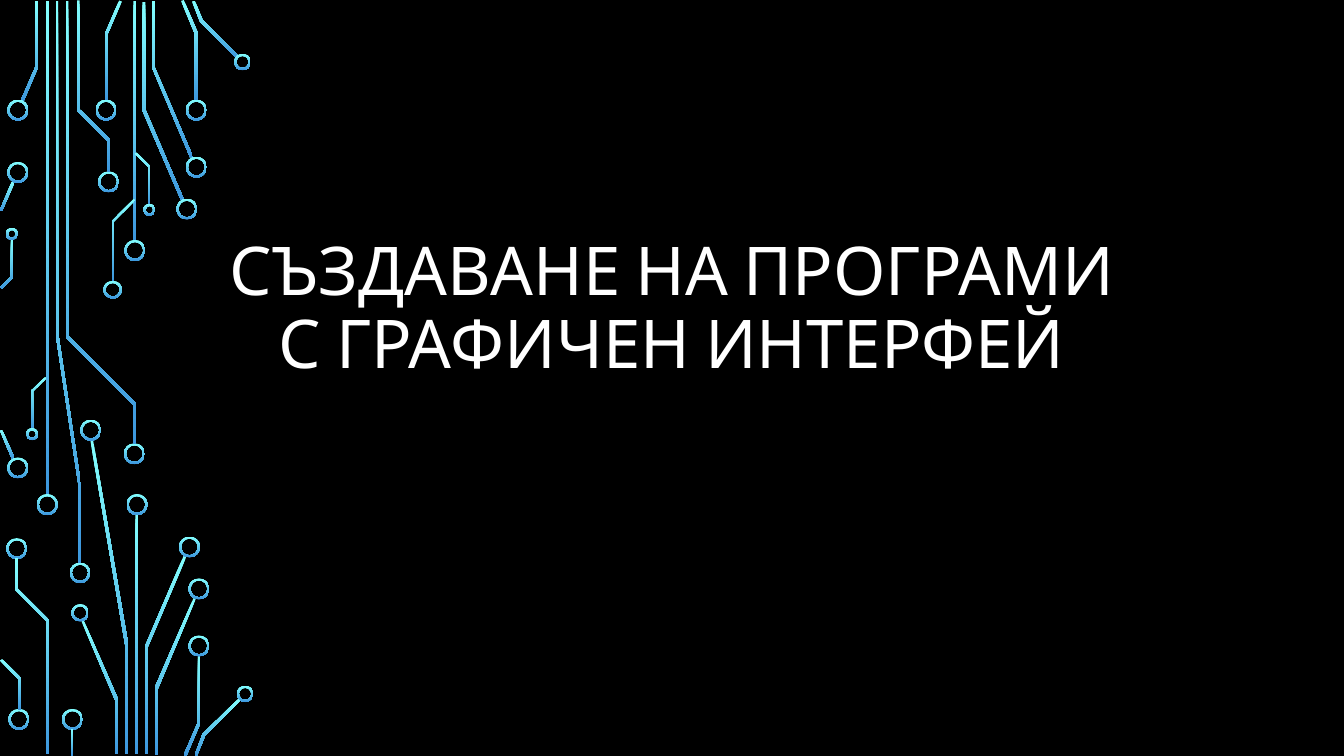
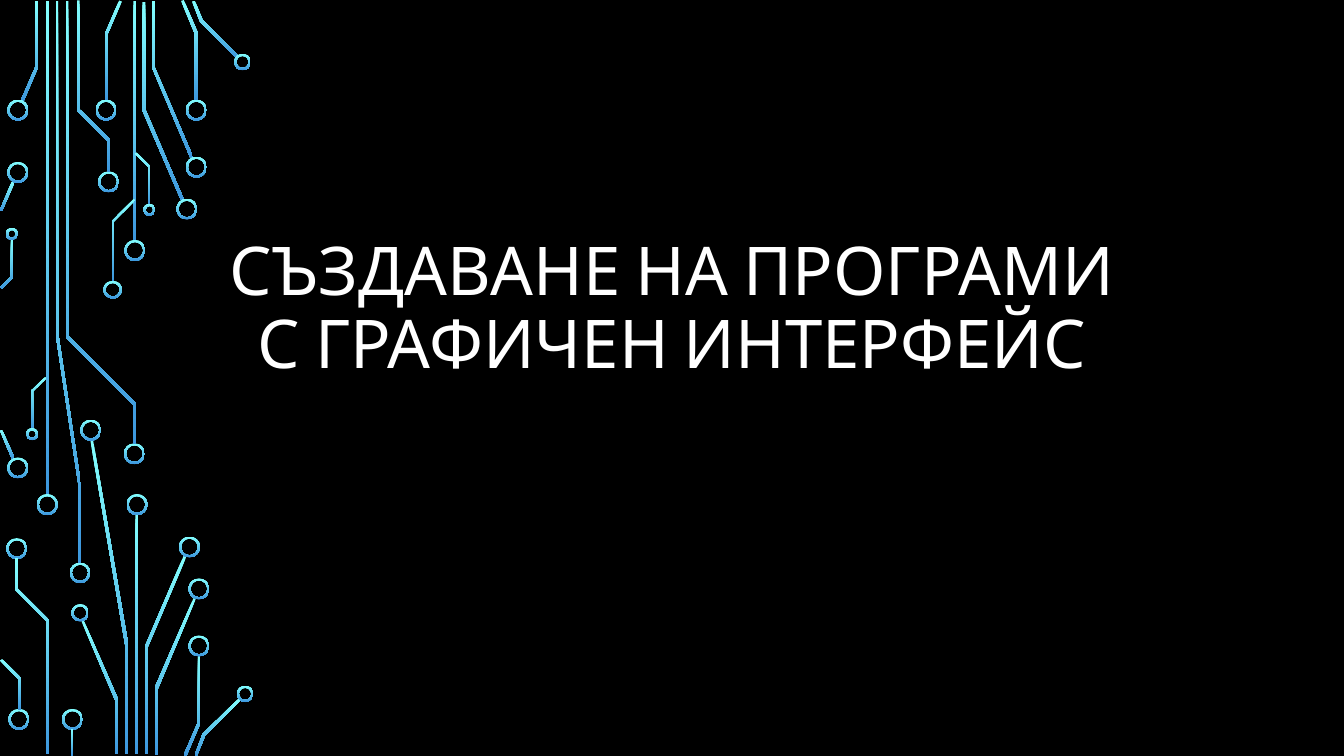
Before and after one commit to Bilyukov/java-course, a slide deck: slide 1 of 11.graphical-user-interface.pptx. Drawn at 1344x756 pixels with LibreOffice and Linux fonts; fonts in the diff are those of the drawing; background and template pictures are left out. Boxes give left, top, right and bottom in pixels: in the first picture for what was removed or moved away, otherwise in the second. Text is boxed around its words. In the diff, an @@ line names an element or a change of style, - is before the commit and + after.

```diff
--- a/11.graphical-user-interface.pptx
+++ b/11.graphical-user-interface.pptx
@@ title at [230, 246, 1114, 369]: text changed @@
-СЪЗДАВАНЕ НА ПРОГРАМИ С ГРАФИЧЕН ИНТЕРФЕЙ
+СЪЗДАВАНЕ НА ПРОГРАМИ С ГРАФИЧЕН ИНТЕРФЕЙС
```
Also in this commit, not shown: 2 other slides changed, 1 other file.
